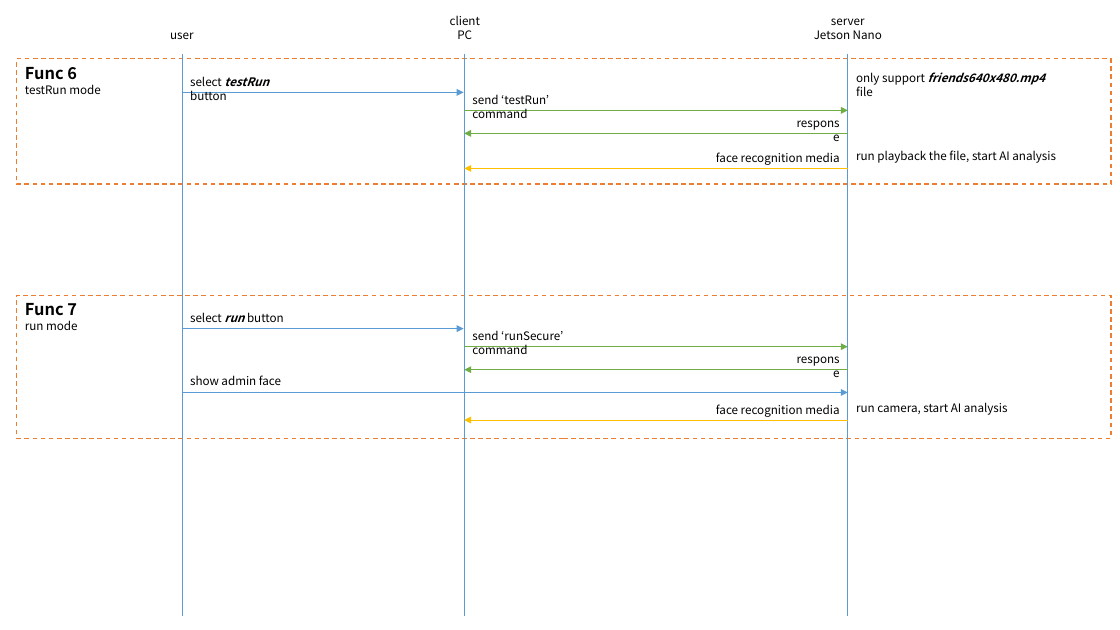
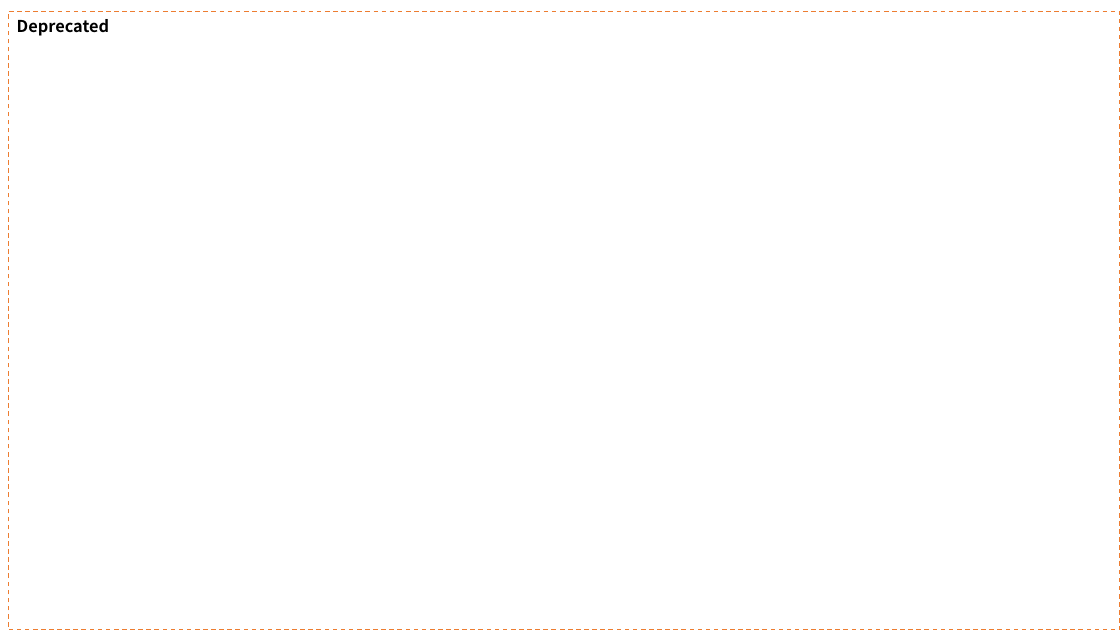
Before and after one commit to prayam/cmu_project_public_bak, a slide deck: slide 4 of docs/10_implementation/ux_and_callsequence.pptx. Drawn at 1120x630 pixels with LibreOffice and Linux fonts; fonts in the diff are those of the drawing. Boxes give left, top, right and bottom in pixels: in the first picture for what was removed or moved away, otherwise in the second. Text is boxed around its words. In the diff, an @@ line names an element or a change of style, - is before the commit and + after.

```diff
--- a/docs/10_implementation/ux_and_callsequence.pptx
+++ b/docs/10_implementation/ux_and_callsequence.pptx
@@ rectangle added at (8, 12, 1120, 630), fill #FFFFFF, outline #ED7D31 1 pt dashed, 14 pt, text #000000, bold @@
+Deprecated
@@ text removed at (450, 15, 480, 39) @@
-client
-PC
@@ text removed at (814, 18, 882, 39) @@
-server
-Jetson Nano
@@ rectangle removed at (17, 59, 1112, 184) @@
-Func 6
-testRun mode
@@ text removed at (170, 32, 193, 39) @@
-user
@@ line removed from (181, 54) to (181, 616) @@
@@ line removed from (465, 54) to (465, 616) @@
@@ line removed from (848, 54) to (848, 616) @@
@@ text removed at (190, 76, 269, 100) @@
-select testRun button
@@ text removed at (856, 72, 1045, 96) @@
-only support friends640x480.mp4 file
@@ arrow removed from (182, 92) to (464, 92) @@
@@ arrow removed from (465, 110) to (848, 110) @@
@@ text removed at (472, 94, 549, 118) @@
-send ‘testRun’ command
@@ text removed at (783, 112, 848, 134) @@
-response
@@ arrow removed from (848, 134) to (465, 134) @@
@@ arrow removed from (848, 169) to (465, 169) @@
@@ text removed at (716, 152, 839, 165) @@
-face recognition media
@@ text removed at (856, 150, 1056, 163) @@
-run playback the file, start AI analysis
@@ rectangle removed at (17, 295, 1112, 438) @@
-Func 7
-run mode
@@ arrow removed from (182, 329) to (464, 329) @@
@@ text removed at (190, 312, 284, 322) @@
-select run button
@@ arrow removed from (465, 347) to (848, 347) @@
@@ text removed at (472, 330, 563, 354) @@
-send ‘runSecure’ command
@@ text removed at (783, 348, 848, 371) @@
-response
@@ text removed at (190, 375, 281, 385) @@
-show admin face
@@ arrow removed from (848, 370) to (465, 370) @@
@@ arrow removed from (182, 392) to (848, 392) @@
@@ text removed at (716, 404, 839, 417) @@
-face recognition media
@@ text removed at (856, 402, 1008, 415) @@
-run camera, start AI analysis
@@ arrow removed from (848, 420) to (465, 420) @@
```
Also in this commit, not shown: 3 other slides changed, 1 slide added, 1 slide removed, 1 other file.
